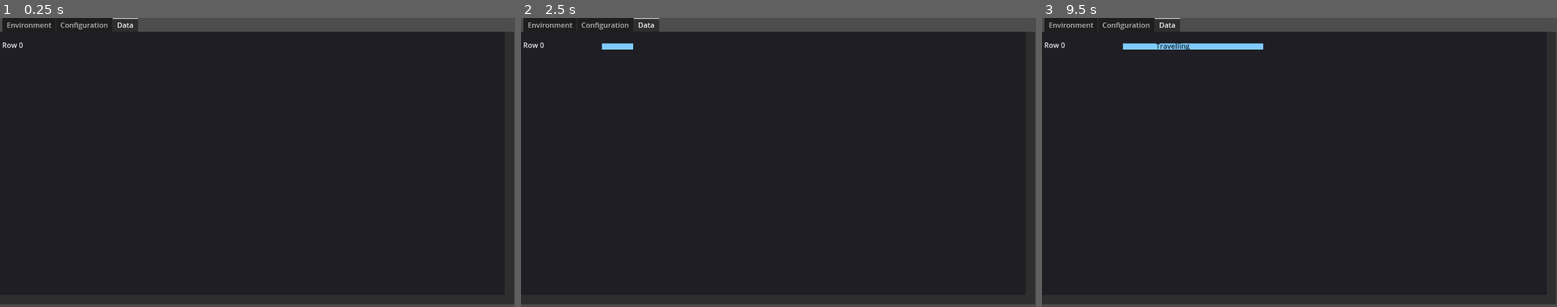
Above: before the commit, frames 1-3 (left to right).
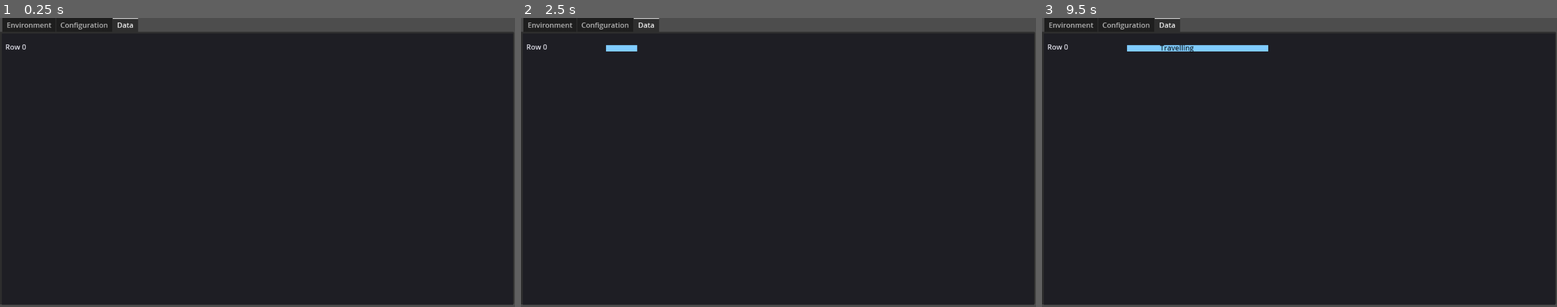
Above: after the commit, the same moments.

Repository: drewcydrew/sim-testing
Game: Godot game, scene res://World/World.tscn
The game is run twice, just before and just after one commit, with the same random seed, the same clock (stepped at 60 frames per second) and the same inputs. The engine's default icon, where the game draws it, is replaced by a stand-in: a white triangle on a blue panel in a dark square.
Inputs (mouse positions are in pixels of both pictures, inside the frame that each line leads up to):
- Up to frame 1 (0.25 s): no input
- Up to frame 2 (2.5 s): tap Enter at 0.5, 2 s; move the mouse to (891, 148) at 0.52 s; click (891, 148) at 0.67 s; tap Space at 1.25 s; move the mouse to (675, 176) at 1.27 s; click (675, 176) at 1.42 s; move the mouse to (830, 98) at 2.02 s; click (830, 98) at 2.17 s
- Up to frame 3 (9.5 s): tap Space at 2.75, 4.25 s; move the mouse to (1273, 220) at 2.77 s; click (1273, 220) at 2.92 s; tap Enter at 3.5 s; move the mouse to (1454, 205) at 3.52 s; click (1454, 205) at 3.67 s; move the mouse to (1145, 119) at 4.27 s; click (1145, 119) at 4.42 s; move the mouse to (1325, 162) at 5.02 s; click (1325, 162) at 5.17 s; move the mouse to (1222, 90) at 5.77 s; click (1222, 90) at 5.92 s; move the mouse to (1412, 148) at 6.52 s; click (1412, 148) at 6.67 s; move the mouse to (1196, 176) at 7.27 s; click (1196, 176) at 7.42 s; move the mouse to (1351, 98) at 8.02 s; click (1351, 98) at 8.17 s; move the mouse to (1273, 220) at 8.77 s; click (1273, 220) at 8.92 s

The runs differ from the first frame. In frame 1, 0.3% of the frame differs, in the area x 0-100%, y 8-100%; in frame 2, 0.4%; in frame 3, 0.8%.

Commit message:
splitting gantt functinality into separate scene

Diff:
--- /dev/null
+++ b/Gantt/gantt.tscn
@@ -0,0 +1,10 @@
+[gd_scene load_steps=2 format=3 uid="uid://co5uy51mo4xql"]
+
+[ext_resource type="Script" uid="uid://dinpiqmeh8odr" path="res://Gantt/gantt.gd" id="1_udaaf"]
+
+[node name="GanttNew" type="Control"]
+layout_mode = 3
+anchors_preset = 0
+offset_right = 1151.0
+offset_bottom = 644.0
+script = ExtResource("1_udaaf")
--- a/World/World.tscn
+++ b/World/World.tscn
@@ -4,7 +4,7 @@
 [ext_resource type="PackedScene" uid="uid://dl1vcfb7hqylb" path="res://Enemy/Enemy.tscn" id="1_c6gwx"]
 [ext_resource type="PackedScene" uid="uid://bvw455jm0ejqy" path="res://Barrier/Barrier.tscn" id="3_bcbcq"]
 [ext_resource type="PackedScene" uid="uid://f621ws6wfyog" path="res://Attraction/attraction.tscn" id="4_js7pq"]
-[ext_resource type="Script" uid="uid://ynrmgagcnycy" path="res://World/gantt_chart.gd" id="5_o14yy"]
+[ext_resource type="PackedScene" uid="uid://co5uy51mo4xql" path="res://Gantt/gantt.tscn" id="6_04mge"]
 
 [sub_resource type="NavigationPolygon" id="NavigationPolygon_cmany"]
 vertices = PackedVector2Array(377, 552, 621.406, 589.141, 221.102, 554.828, 337, 552, 835.68, 41.8516, 823.719, 470, 80 …(324 unchanged characters)…
@@ -70,11 +70,10 @@
 layout_mode = 2
 metadata/_tab_index = 2
 
-[node name="GanttChart" type="Control" parent="TabContainer/Data" groups=["gantt"]]
-anchors_preset = 0
-offset_right = 1132.0
-offset_bottom = 590.0
-script = ExtResource("5_o14yy")
+[node name="GanttNew" parent="TabContainer/Data" groups=["gantt"] instance=ExtResource("6_04mge")]
+offset_left = 7.0
+offset_top = 4.0
+offset_bottom = 612.0
 
 [connection signal="changed" from="TabContainer/Environment/SimSpeedSlider" to="." method="_on_sim_speed_slider_changed"]
 [connection signal="value_changed" from="TabContainer/Environment/SimSpeedSlider" to="." method="_on_sim_speed_slider_value_changed"]
--- a/World/world.gd
+++ b/World/world.gd
@@ -3,7 +3,7 @@
 @export var enemy_instance: Node2D
 
 @onready var time_slider: HSlider = $TabContainer/Environment/SimSpeedSlider
-@onready var gantt_chart: Control = $TabContainer/Data/GanttChart
+@onready var gantt_chart_new: Control = $TabContainer/Data/GanttNew
 
 func _ready() -> void:
 	# Connect all attractions
Renamed: World/gantt_chart.gd -> Gantt/gantt.gd
Not shown, added: Gantt/gantt.gd.uid
Not shown, removed: World/gantt_chart.gd.uid
